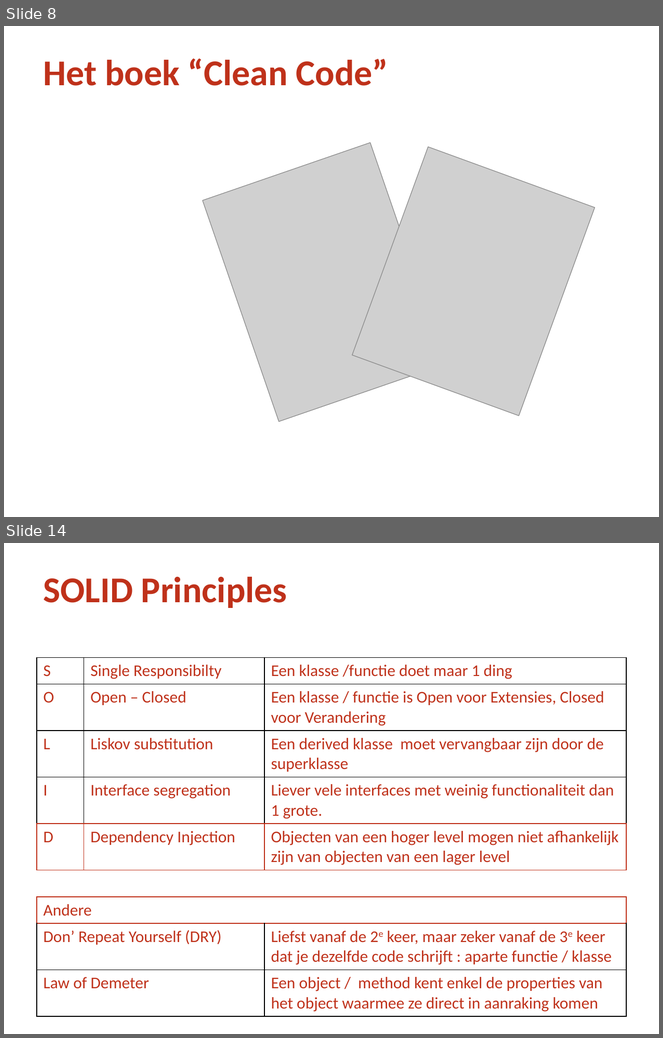
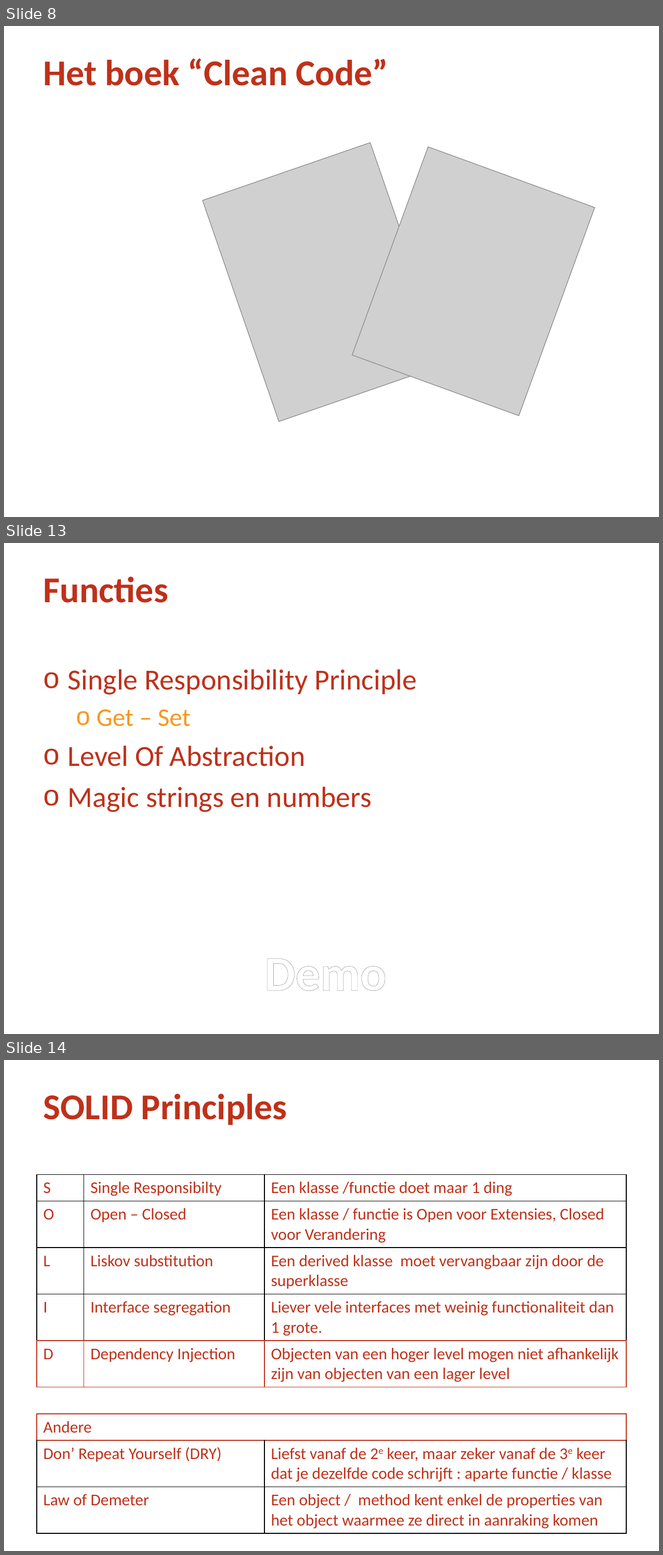
Before and after one commit to WineBewes/CleanCode, a slide deck: Clean Code.pptx. Shown one above the other, each under a label of ours: slides 8 and 14 before the commit, slides 8, 13 and 14 after it; the slides between them are not shown. The pictures are 663x1038 and 663x1555 pixels, drawn with LibreOffice and Linux fonts; fonts in the diff are those of the drawing; grey boxes stand for pictures; background and template pictures are left out. Boxes give left, top, right and bottom in pixels: in the first picture for what was removed or moved away, otherwise in the second. Text is boxed around its words. In the diff, an @@ line names an element or a change of style, - is before the commit and + after.

```diff
--- a/Clean Code.pptx
+++ b/Clean Code.pptx
@@ slide 13 added at [4,543,659,1034], background #FFFFFF @@
@@ title added at [44,576,168,603], 40 pt, text #BF311A, bold @@
+Functies
@@ text added at [68,669,417,812], 32 pt, text #BF311A @@
+o Single Responsibility Principle
+  o Get – Set
+o Level Of Abstraction
+o Magic strings en numbers
@@ text added at [265,958,387,991], 54 pt, text gradient #FFFFFF to #7F7F7F, bold @@
+Demo
```
Also in this commit, not shown: 10 slides changed, 1 other slide added, 2 slides removed, 2 other files.
